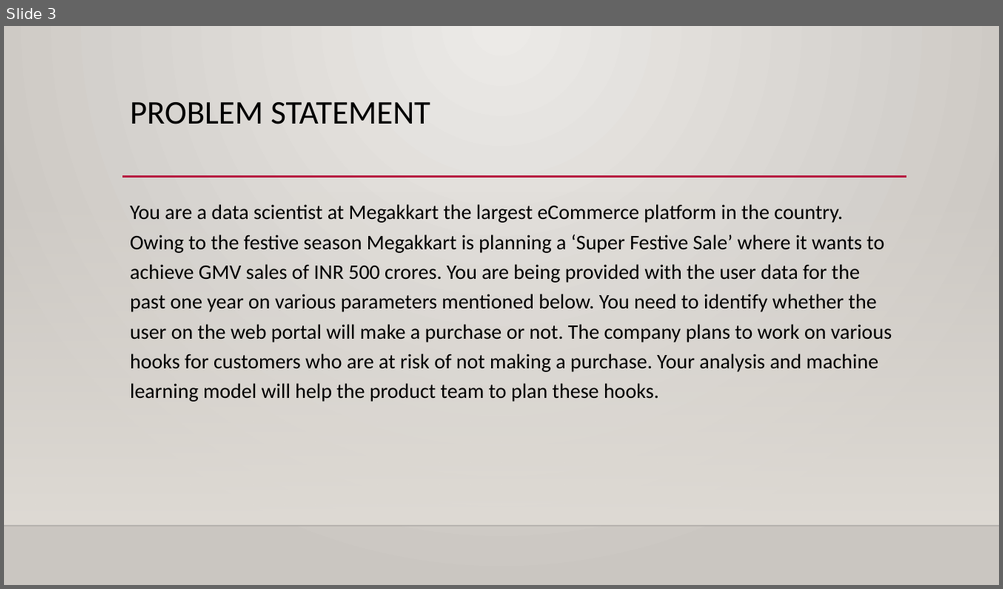
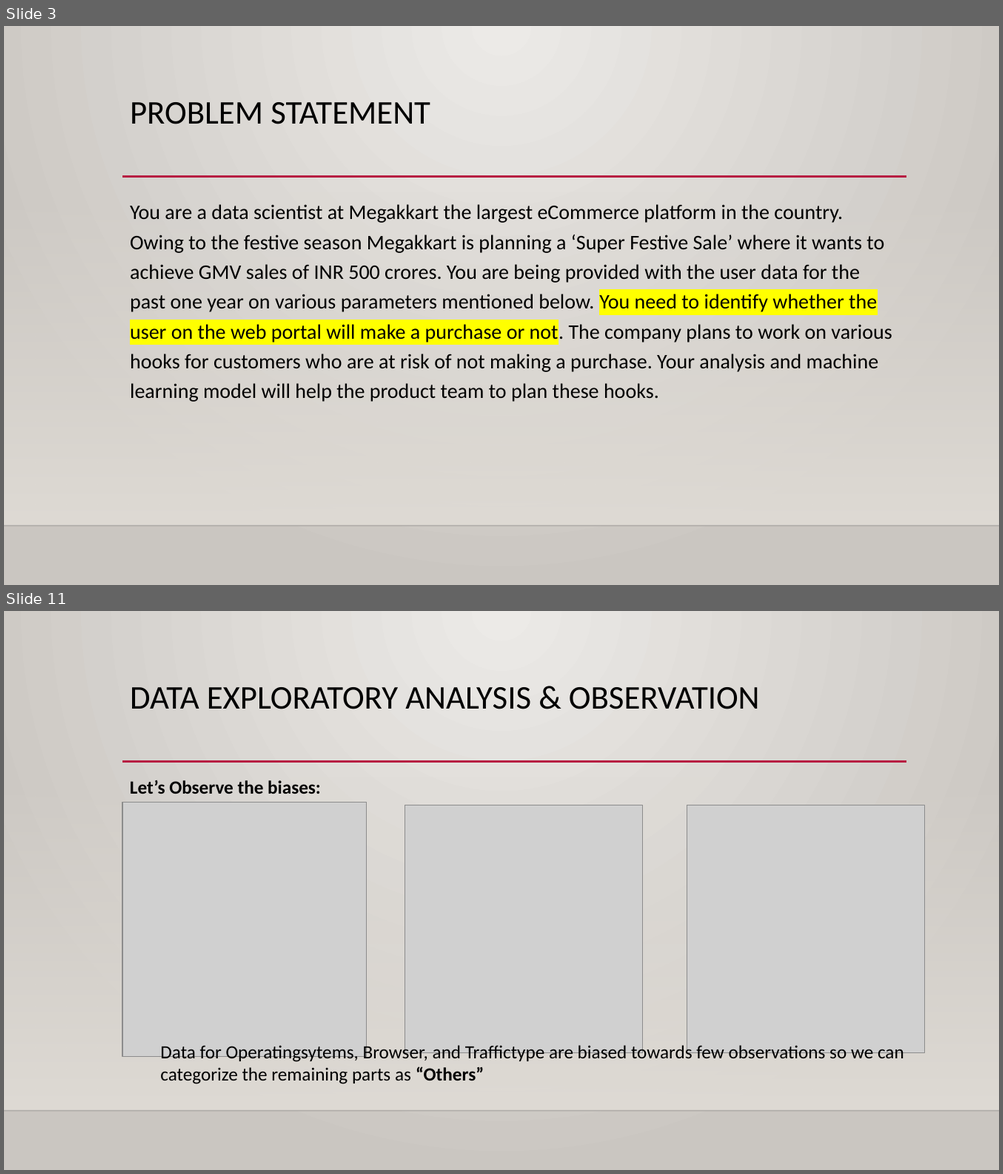
Before and after one commit to mbhoge/ml-hackathon-1, a slide deck: Data Fanatics Team - Data Analysis.pptx. Shown one above the other, each under a label of ours: slide 3 before the commit, slides 3 and 11 after it; the slides between them are not shown. The pictures are 1003x589 and 1003x1174 pixels, drawn with LibreOffice and Linux fonts; fonts in the diff are those of the drawing; grey boxes stand for pictures; background and template pictures are left out. Boxes give left, top, right and bottom in pixels: in the first picture for what was removed or moved away, otherwise in the second. Text is boxed around its words. In the diff, an @@ line names an element or a change of style, - is before the commit and + after.

```diff
--- a/Data Fanatics Team - Data Analysis.pptx
+++ b/Data Fanatics Team - Data Analysis.pptx
@@ slide 11 added at (4,611,999,1170), background gradient #ECEAE7 to #CAC7C1; not listed: 3 template elements that a slide beside it also shows @@
@@ title added at (130,687,760,709), 32 pt, text #000000 @@
+DATA EXPLORATORY ANALYSIS & OBSERVATION
@@ text added at (130,780,321,794), 18 pt, text #000000, bold @@
+Let’s Observe the biases:
@@ picture added at (122,802,367,1056) @@
@@ picture added at (404,805,643,1054) @@
@@ picture added at (687,805,925,1054) @@
@@ text added at (160,1043,904,1085), 18 pt, text #000000 @@
+Data for Operatingsytems, Browser, and Traffictype are biased towards few observations so we can categorize the remaining parts as “Others”
@@ slide 3 changed as well @@
@@ text "You are a data scientist ..." at (130,204,891,402): highlight none to #FFFF00 in "You need to identify whether the user ..." @@
```
Also in this commit, not shown: 3 other slides changed, 11 other slides added, 5 other files.
